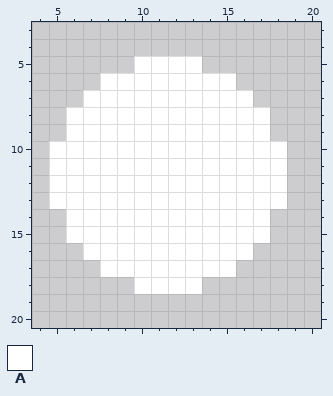
Two states of a pixel-art file, assets/icons/angelus2010/ang-guest-conference.aseprite. The picture above was drawn from the file before the commit.
24x24 pixels, 1 frame. Shown: x 4..20, y 3..20.
Palette (. is transparent): A #ffffff
Pixels before, first column x 5:
 5 .....AAAA.....
 6 ...AAAAAAAA...
 7 ..AAAAAAAAAA..
 8 .AAAAAAAAAAAA.
 9 .AAAAAAAAAAAA.
10 AAAAAAAAAAAAAA
11 AAAAAAAAAAAAAA
12 AAAAAAAAAAAAAA
13 AAAAAAAAAAAAAA
14 .AAAAAAAAAAAA.
15 .AAAAAAAAAAAA.
16 ..AAAAAAAAAA..
17 ...AAAAAAAA...
18 .....AAAA.....
After:
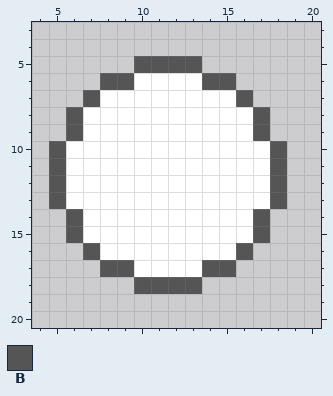
Colours new in this view: B #555555
Diff:
Changed rows in their new state; - is an unchanged pixel.
first column x 5:
 5 -----BBBB-----
 6 ---BB----BB---
 7 --B--------B--
 8 -B----------B-
 9 -B----------B-
10 B------------B
11 B------------B
12 B------------B
13 B------------B
14 -B----------B-
15 -B----------B-
16 --B--------B--
17 ---BB----BB---
18 -----BBBB-----
Boxes around the changes in both pictures, in picture pixels (x1, y1, x2, y2):
changed: (49, 56, 287, 294)
